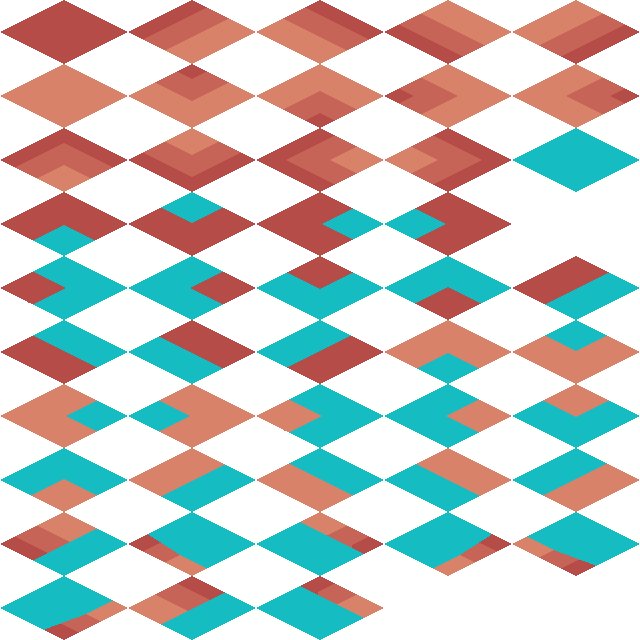
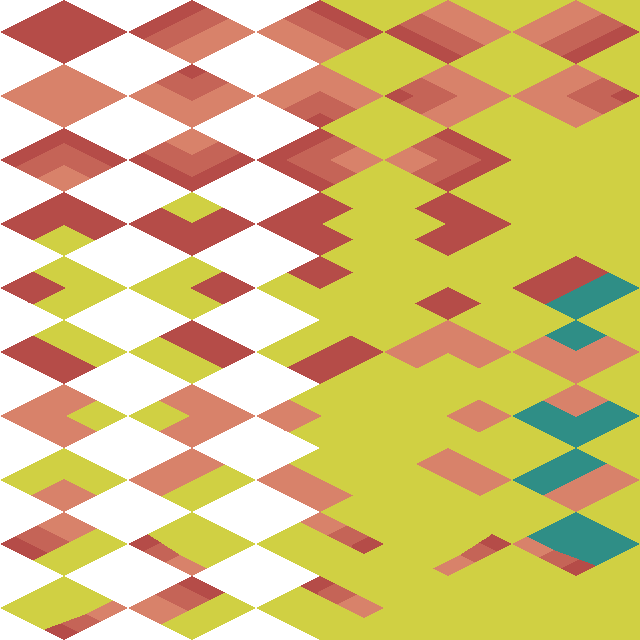
Comparing the layer stacks of the two w=640, h=640 images. Changes:
painted on "grass" over 1, 0, 640, 640
